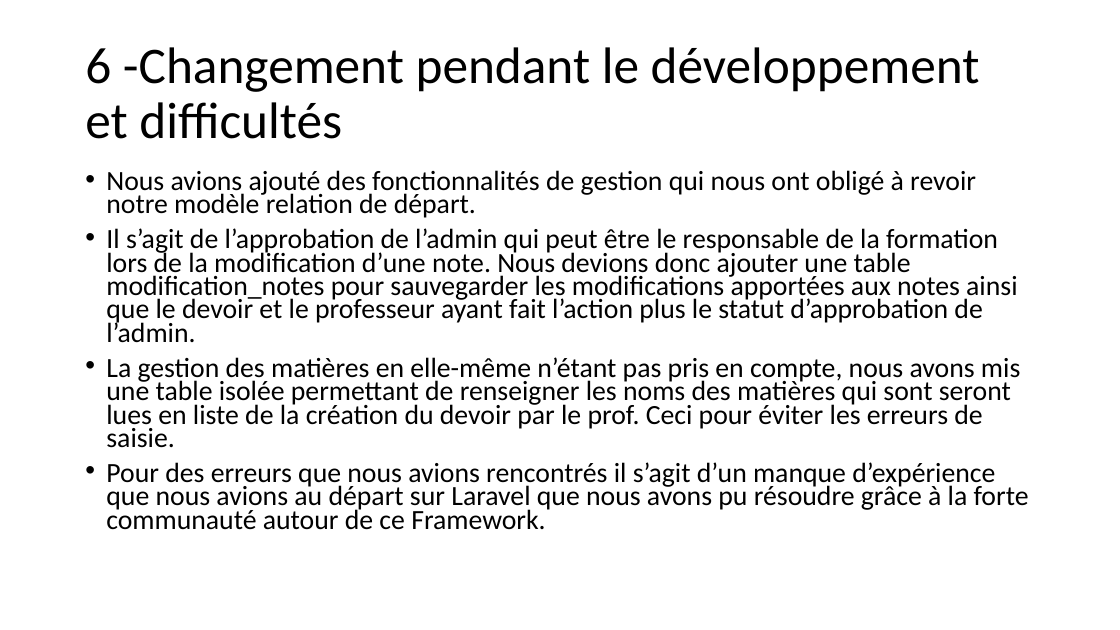
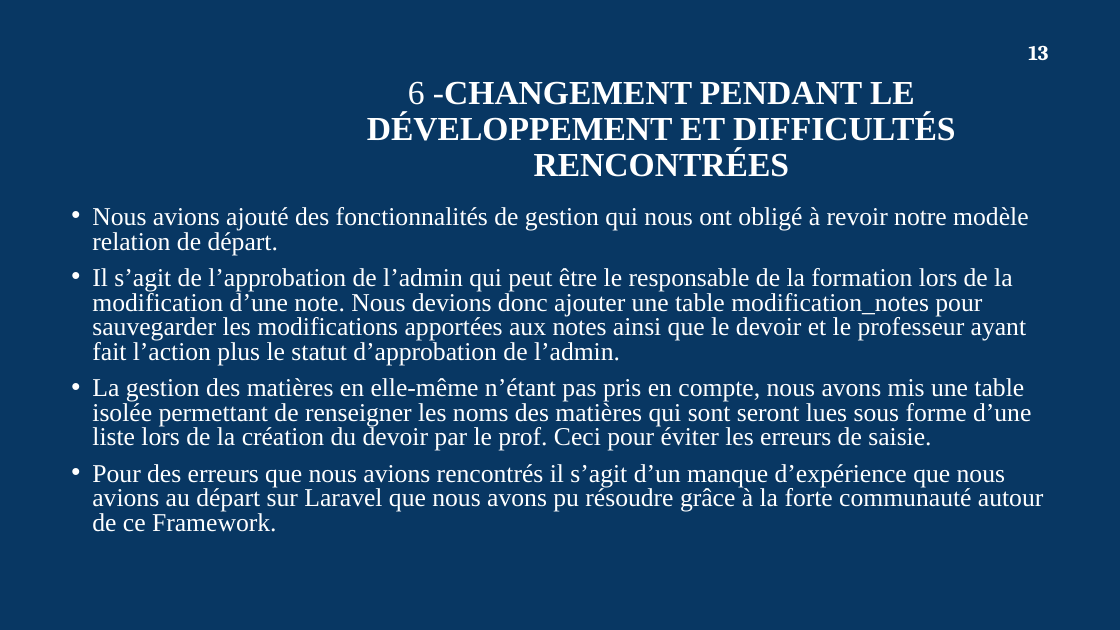
Before and after one commit to sowmangas/rendu-devoir, a slide deck: slide 13 of Documents/Presentation Application web de rendu de devoirs.pptx. Drawn at 1120x630 pixels with LibreOffice and Linux fonts; fonts in the diff are those of the drawing; background and template pictures are left out. Boxes give left, top, right and bottom in pixels: in the first picture for what was removed or moved away, otherwise in the second. Text is boxed around its words. In the diff, an @@ line names an element or a change of style, - is before the commit and + after.

```diff
--- a/Documents/Presentation Application web de rendu de devoirs.pptx
+++ b/Documents/Presentation Application web de rendu de devoirs.pptx
@@ background #FFFFFF to #083763 @@
@@ page number added at [1028, 45, 1048, 60], 18 pt, text #FFFFFF, bold @@
+13
@@ title at [367, 81, 956, 177]: text changed; size 44 to 28.8 pt; font Calibri to Times New Roman; text colour #000000 to #FFFFFF; bold on @@
-6 -Changement pendant le développement et difficultés
+6 -CHANGEMENT PENDANT LE DÉVELOPPEMENT ET DIFFICULTÉS RENCONTRÉES
@@ text "Nous avions ajouté des fonctionnalités ...": place and size @@
-text "Nous avions ajouté des fonctionnalités ..." at [106, 170, 1029, 530]
+text "Nous avions ajouté des fonctionnalités ..." at [92, 207, 1043, 532]
@@ text at [92, 207, 1043, 532]: size 23.8 to 22 pt, font Calibri to Times New Roman, text colour #000000 to #FFFFFF in "Nous avions ajouté des fonctionnalités de gestion ...", "Il s’agit de l’approbation de l’admin qui ...", "Pour des erreurs que nous avions rencontrés ..."; line spacing 0.7 to 0.8 @@
@@ text at [92, 378, 1031, 451]: text changed; size 23.8 to 22 pt; font Calibri to Times New Roman; text colour #000000 to #FFFFFF @@
-• La gestion des matières en elle-même n’étant pas pris en compte, nous avons mis une table isolée permettant de renseigner les noms des matières qui sont seront lues en liste de la création du devoir par le prof. Ceci pour éviter les erreurs de saisie.
+• La gestion des matières en elle-même n’étant pas pris en compte, nous avons mis une table isolée permettant de renseigner les noms des matières qui sont seront lues sous forme d’une liste lors de la création du devoir par le prof. Ceci pour éviter les erreurs de saisie.
```
Also in this commit, not shown: 13 other slides changed, 3 other files.
